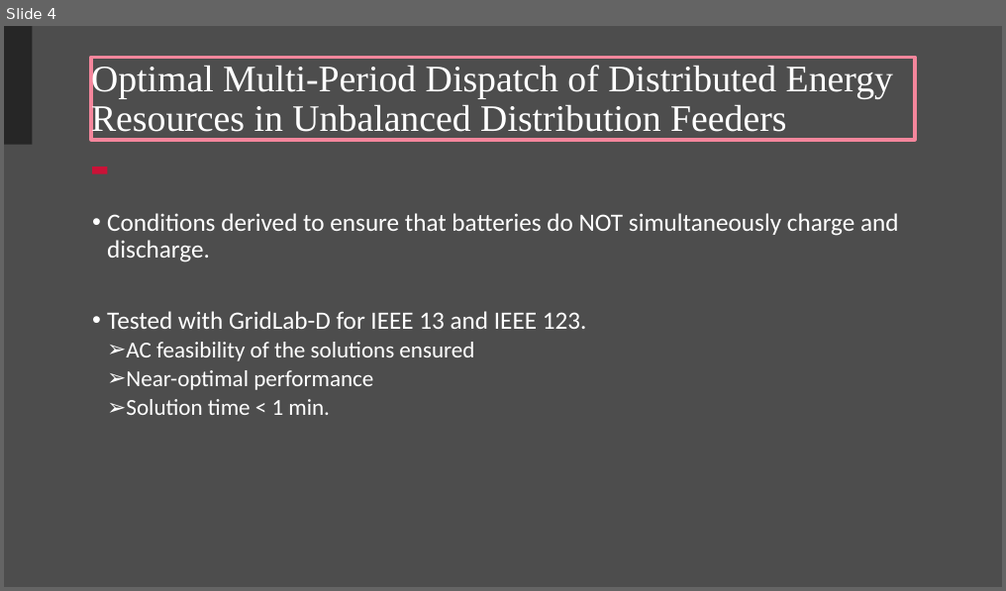
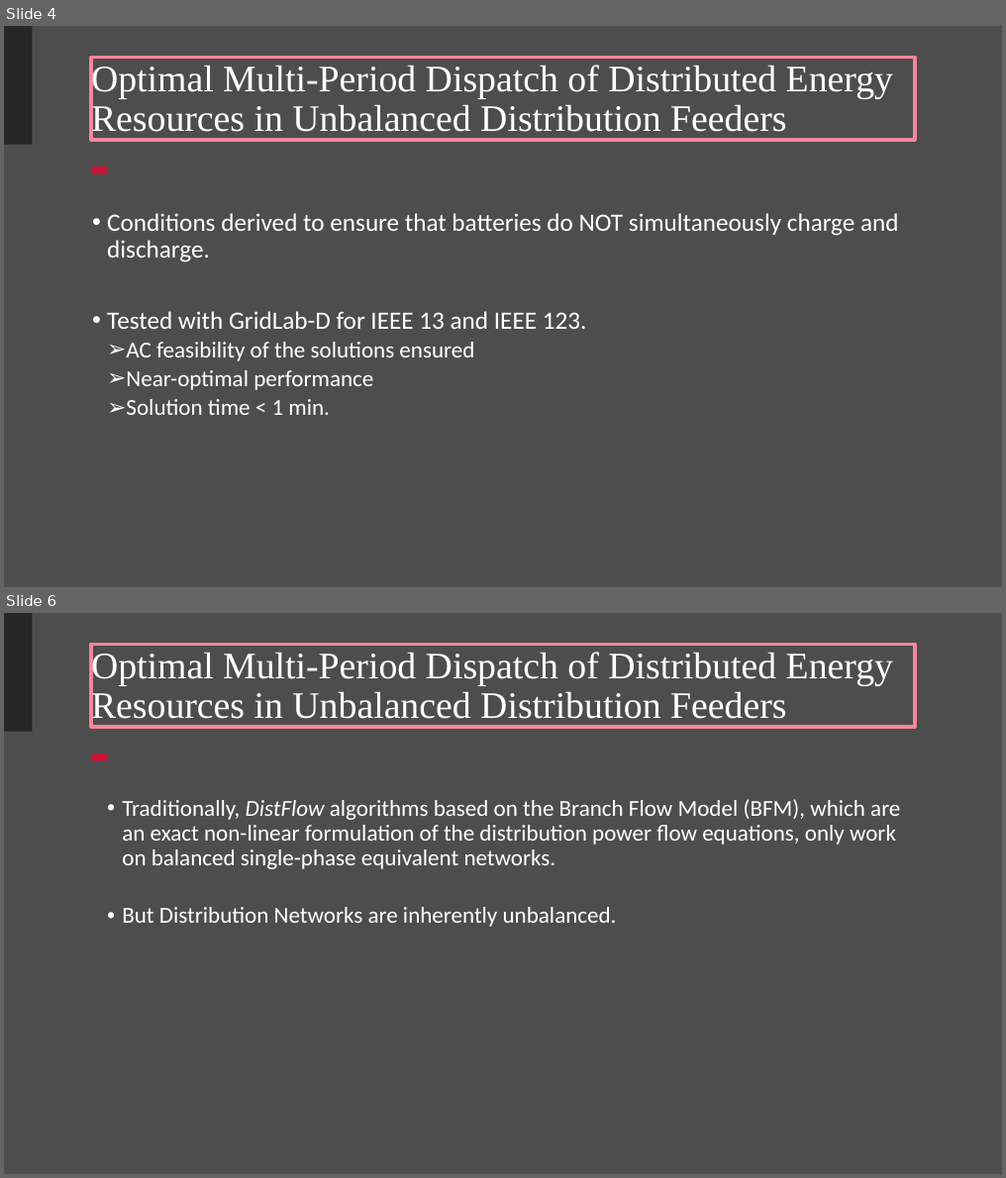
Before and after one commit to Realife-Brahmin/OriginalDocsHub, a slide deck: research_showcase/multiPeriodOptimization_aryan_ritwajeet_jha.pptx. Shown one above the other, each under a label of ours: slide 4 before the commit, slides 4 and 6 after it; the slides between them are not shown. The pictures are 1006x591 and 1006x1178 pixels, drawn with LibreOffice and Linux fonts; fonts in the diff are those of the drawing; background and template pictures are left out. Boxes give left, top, right and bottom in pixels: in the first picture for what was removed or moved away, otherwise in the second. Text is boxed around its words. In the diff, an @@ line names an element or a change of style, - is before the commit and + after.

```diff
--- a/research_showcase/multiPeriodOptimization_aryan_ritwajeet_jha.pptx
+++ b/research_showcase/multiPeriodOptimization_aryan_ritwajeet_jha.pptx
@@ slide 6 added at (x1=4, y1=613, x2=1002, y2=1174), background #4D4D4D; not listed: 2 template elements that a slide beside it also shows @@
@@ title added at (x1=91, y1=644, x2=915, y2=727), outline #F4869C 3 pt, 36 pt, text #FFFFFF @@
+Optimal Multi-Period Dispatch of Distributed Energy Resources in Unbalanced Distribution Feeders
@@ text added at (x1=122, y1=799, x2=900, y2=927), 22 pt, text #FFFFFF @@
+  • Traditionally, DistFlow algorithms based on the Branch Flow Model (BFM), which are an exact non-linear formulation of the distribution power flow equations, only work on balanced single-phase equivalent networks.
+  • But Distribution Networks are inherently unbalanced.
```
Also in this commit, not shown: 3 other slides added.
